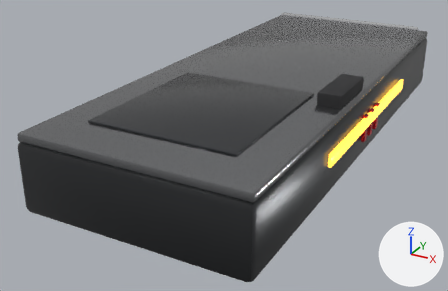
A saved change to the glTF model models/gpu_rx7900gre.glb.
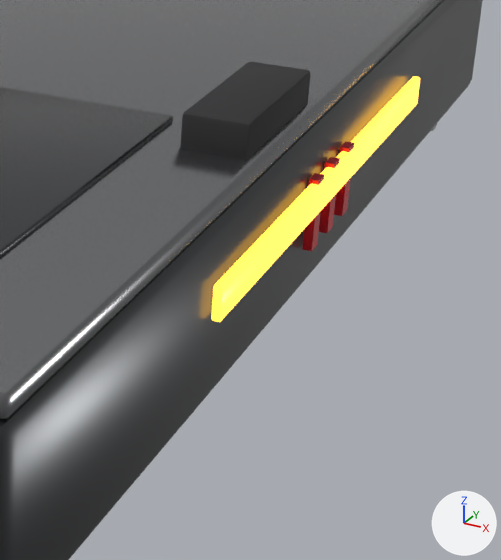
Each version appears first whole from a camera (50 mm lens) standing at (1.39, -3.05, 1.22) and looking at (-0.17, -0.2, -0.21), and next in a close-up on the part from 56% to 97% of the width and 18% to 87% of the height. Arrows for +X, +Y and +Z are at lower right; the lights stay in place. The last two pictures show the newer version. Vertices at exactly the same position are counted once.

The older version as bpy lines, for what is in view:
```python
me_cube_344 = bpy.data.meshes.new('Cube.344')
me_cube_344.from_pydata(...)  # 616 vertices, 1080 faces; spans x -0.65..0.58, y -1.36..1.4, z -0.31..0.27
me_cube_344.materials.append(mat_mat_casebody)  # dark grey #484a4c
me_cube_344.materials.append(mat_mat_titanium)  # grey #8b8d8f
me_cube_344.materials.append(mat_mat_darkmetal)  # dark grey #525456
me_cube_344.materials.append(mat_mat_silvermetal)  # light grey #dddee1
me_cube_344.materials.append(mat_mat_radeonred)  # red #d92632
me_cube_344.materials.append(mat_mat_copperpipe)  # orange #e58652
me_cube_344.materials.append(mat_mat_rubber)  # black #2b2b2d
me_cube_344.materials.append(mat_mat_gold)  # orange #e5a93c
me_cube_344.materials.append(mat_mat_chrome)  # white #f1f2f5
me_cube_415 = bpy.data.meshes.new('Cube.415')
me_cube_415.from_pydata(...)  # 56 vertices, 108 faces; spans x -0.009..0.009, y -0.626..0.626, z -0.032..0.032
me_cube_415.materials.append(mat_mat_led_gold)  # orange #e5a93c, glowing orange #ffbd44
ob_rgb_rx7900gre_bar = bpy.data.objects.new('RGB_RX7900GRE_Bar', me_cube_415)
ob_rgb_rx7900gre_bar.location = (0.605, -0.02, 0.054)
ob_rx7900gre_body = bpy.data.objects.new('RX7900GRE_Body', me_cube_344)
ob_rx7900gre_body.location = (0.031, -0.02, 0.019)
```
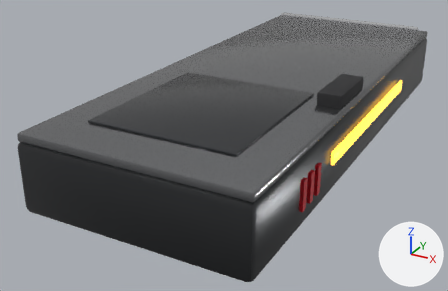
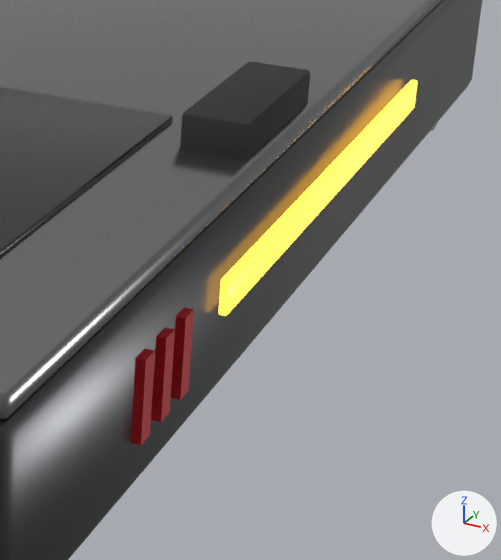
Location of each change, [x1, y1, x2, y2] in pixels of the close-ups (501 x 560 px; the box of a moved part takes in the faces that stretch with it):
'RX7900GRE_Body', reshaped, moved
    before: [0, 0, 483, 560]
    after: [0, 0, 482, 560]
'RGB_RX7900GRE_Bar', rescaled
    before: [211, 76, 420, 322]
    after: [218, 79, 418, 316]
part 2 of me_cube_344, moved or reshaped
    before: [302, 173, 324, 251]
    after: [131, 348, 155, 445]
part 3 of me_cube_344, moved or reshaped
    before: [319, 157, 340, 233]
    after: [151, 327, 175, 422]
part 4 of me_cube_344, moved or reshaped
    before: [334, 141, 354, 216]
    after: [171, 307, 194, 400]

What changed in the scene script:
```text
Change me_cube_415:
    used by ob_rgb_rx7900gre_bar; location = (0.605, -0.02, 0.054)
    remove me_cube_415.from_pydata(...)  # 56 vertices, 108 faces; spans x -0.009..0.009, y -0.626..0.626, z -0.032..0.032
    add me_cube_415.from_pydata(...)  # 56 vertices, 108 faces; spans x -0.008..0.008, y -0.598..0.598, z -0.032..0.032
    me_cube_415 part 1: the whole mesh is scaled about its middle by (0.919, 0.957, 1.02)
Change me_cube_344:
    where me_cube_344.from_pydata(...)  # 616 vertices, 1080 faces; spans x -0.65..0.58, y -1.36..1.4, z -0.31..0.27
    used by ob_rx7900gre_body; location = (0.031, -0.02, 0.019)
    me_cube_344 part 2: the loose piece of 8 vertices spanning x 0.56..0.58, y -0.12..-0.08, z -0.06..0.08 is moved by (0.0, -0.82, 0.0)
    me_cube_344 part 3: the loose piece of 8 vertices spanning x 0.56..0.58, y -0.02..0.02, z -0.06..0.08 is moved by (0.0, -0.84, 0.0)
    me_cube_344 part 4: the loose piece of 8 vertices spanning x 0.56..0.58, y 0.08..0.12, z -0.06..0.08 is moved by (0.0, -0.86, 0.0)
Change ob_rgb_rx7900gre_bar:
    ob_rgb_rx7900gre_bar.location: (0.605, -0.02, 0.054) -> (0.607, -0.02, 0.054)
Change ob_rx7900gre_body:
    ob_rx7900gre_body.location: (0.031, -0.02, 0.019) -> (0.03, -0.02, 0.019)
```
